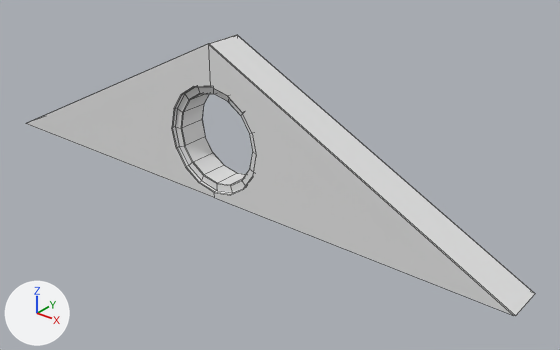
What one commit did to the FBX model models/structures/house_kit/WallKit_Gable_8m_LOD0.fbx.
Both versions are drawn from a 50 mm lens placed at (6.1, -6.3, 4.55), pointed at (0.71, 0.43, 0.37). Arrows for +X, +Y and +Z are at lower left; the lights stay in place. Mesh edges are drawn as thin lines.

In view in the first picture: 'WallKit_Gable_8m_LOD0'.
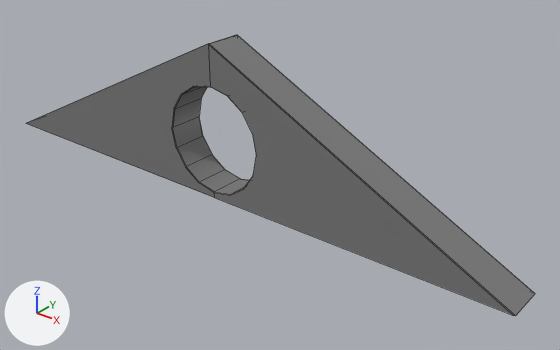
Where the change shows, as pixel boxes [x1, y1, x2, y2] in the pictures (560 x 350 px):
part 1 of me_plane_026, deleted
    before: [175, 87, 256, 193]
part 2 of me_plane_026, recoloured
    both: [26, 35, 535, 316]

The change in detail:
Material 'Material.002' (mat_material_002) is new.
Its base color is (0.196, 0.196, 0.196) (grey #7a7a7a).
me_plane_026 is used by ob_wallkit_gable_8m_lod0; location (0.0, 0.0, 0.0).
me_plane_026 had 176 vertices, 141 faces and spanned x -4.0..4.0, y 0.0..0.5, z 0.0..2.0.
me_plane_026 now has 80 vertices, 61 faces and spans x -4.0..4.0, y 0.0..0.5, z 0.0..2.0.
me_plane_026 part 1: the loose piece of 96 vertices spanning x -0.69..0.69, y 0.05..0.45, z 0.08..1.47 is deleted.
me_plane_026 part 2: 61 faces spanning x -4.0..4.0, y 0.0..0.5, z 0.0..2.0 switch from no material to mat_material_002 (grey #7a7a7a).
